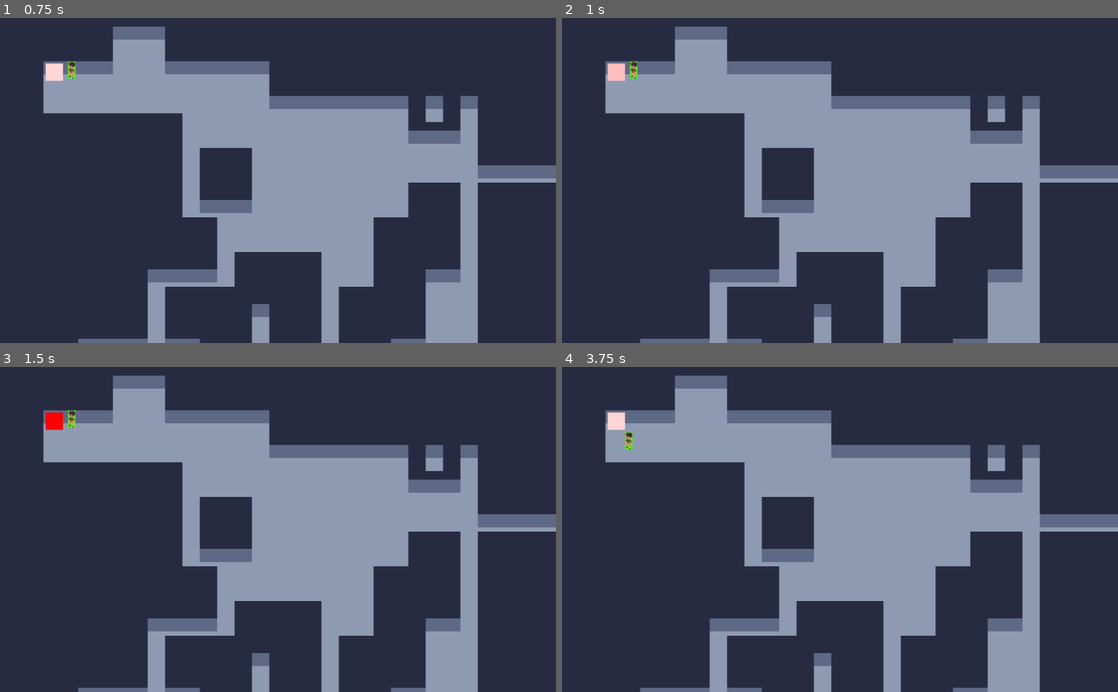
Above: before the commit, frames 1-4 (two rows, left to right).
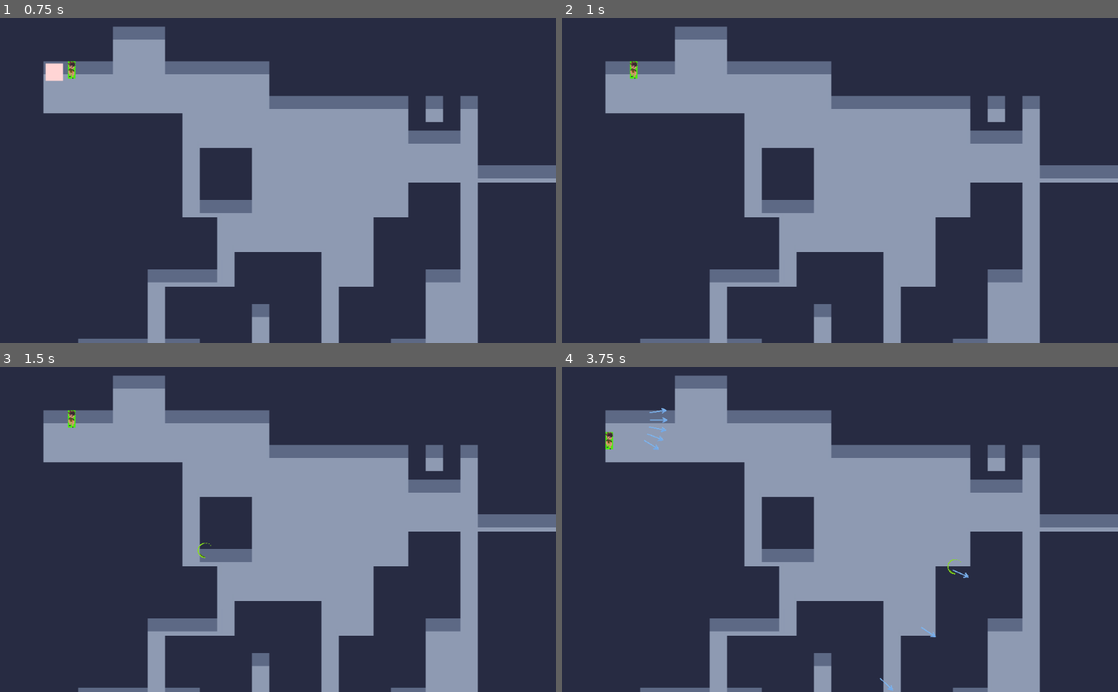
Above: after the commit, the same moments.

Repository: Skengrek/MultiplayerRPG
Game: Godot game, scene res://Scenes/main/Game.tscn
Two runs of this game, one before a commit and one after it. Both use one fixed random seed, a clock stepped at 60 frames per second and the inputs below.
Inputs (mouse positions are in pixels of both pictures, inside the frame that each line leads up to):
- Up to frame 1 (0.75 s): tap Enter at 0.5 s; move the mouse to (250, 245) at 0.52 s; press the mouse at (250, 245) at 0.53 s; hold Up (ui_up) from 0.53 s (still down)
- Up to frame 2 (1 s): keep holding Up (ui_up); right-click (812, 245) at 0.8 s
- Up to frame 3 (1.5 s): keep holding Up (ui_up); tap Space at 1.25 s; move the mouse to (444, 578) at 1.27 s; release the mouse at (444, 578) at 1.28 s; right-click (444, 578) at 1.35 s
- Up to frame 4 (3.75 s): click (1006, 578) at 1.55 s; tap Enter at 2 s; move the mouse to (673, 480) at 2.02 s; release Up (ui_up) at 2.03 s; hold Shift (dash) 2.03-2.78 s; hold Left (ui_left) 2.03-3.53 s; right-click (673, 480) at 2.3 s; move the mouse to (867, 529) at 2.77 s; click (867, 529) at 2.85 s; move the mouse to (756, 448) at 3.52 s; hold Down (ui_down) from 3.53 s (still down); hold Right mouse button (spell2) from 3.53 s (still down)

Frame 1 is identical in both runs. In frame 2, 0.2% of the frame differs, in the area x 8-12%, y 13-20%; in frame 3, 0.2%; in frame 4, 0.5%, in the area x 7-74%, y 12-100%.
Error after the commit: Attempt to call function 'play' in base 'null instance' on a null instance. (res://Scenes/Spells/GrassBladeProjectile.gd:20)

Commit message:
Spell Cast struct change
Change the structure to allow multiple projectile per spell cast

Diff:
--- a/Scenes/Monsters/Monster1.gd
+++ b/Scenes/Monsters/Monster1.gd
@@ -1,6 +1,6 @@
 extends KinematicBody2D
 
-export var life:int = 10
+export var life:int = 20
 export var speed:int = 200
 
 var effectParticle = {
@@ -18,7 +18,6 @@
 
 func _process(delta):
 	var _speed = speed * modifier['speed']['value']/100
-	print(modifier['speed']['value'])
 	if modifier['speed']['value'] < 0:
 		modifier['speed']['duration'] -= delta
 		if modifier['speed']['duration'] <= 0:
@@ -32,3 +31,9 @@
 	if spellModif:
 		modifier[spellModif['effect']]['value'] = spellModif['value']
 		modifier[spellModif['effect']]['duration'] = float(spellModif['duration'])
+	life -= damage
+	if life <= 0:
+		death()
+
+func death():
+	queue_free()
--- a/Scenes/Monsters/Monster1.tscn
+++ b/Scenes/Monsters/Monster1.tscn
@@ -68,7 +68,7 @@
 
 [node name="Node2D" type="KinematicBody2D"]
 collision_layer = 8
-collision_mask = 31
+collision_mask = 0
 script = ExtResource( 1 )
 
 [node name="ColorRect" type="ColorRect" parent="."]
--- a/Scenes/Spells/GrassBlade.gd
+++ b/Scenes/Spells/GrassBlade.gd
@@ -1,31 +1,12 @@
-extends Area2D
+extends Node2D
 
 export var speed:int = 800
 export var cooldown = 0.5
 
-var canCast = true
 var damage = 10
+var projectile = load("res://Scenes/Spells/grassBladeProjectile.tscn")
 
-var direction = Vector2.ZERO
-
-func shoot(newDirection, globalPosition):
-	visible = true
-	direction = newDirection
-	global_position = globalPosition
-	$AnimationPlayer.play('Fired')
-	$Cooldown.wait_time = cooldown
-	$Cooldown.start()
-	canCast = false
-
-func _process(delta):
-	var _moved = translate(speed*delta*direction)
-
-
-func _on_GrassBlade_body_entered(body):
-	if body.has_method("processDamage"):
-		body.processDamage(damage)
-		queue_free()
-
-
-func _on_Cooldown_timeout():
-	canCast = true
+func cast(newDirection, globalPosition, scene):
+	var newProj = projectile.instance()
+	newProj.cast(newDirection, globalPosition, {'speed':speed, 'damage':damage})
+	scene.add_child(newProj)
--- a/Scenes/Spells/GrassBlade.tscn
+++ b/Scenes/Spells/GrassBlade.tscn
@@ -1,60 +1,11 @@
-[gd_scene load_steps=6 format=2]
+[gd_scene load_steps=3 format=2]
 
-[ext_resource path="res://Assets/Spells/TrancheHerbeV1.png" type="Texture" id=1]
+[ext_resource path="res://Scenes/Spells/grassBladeProjectile.tscn" type="PackedScene" id=1]
 [ext_resource path="res://Scenes/Spells/GrassBlade.gd" type="Script" id=2]
 
-[sub_resource type="Animation" id=1]
-resource_name = "Fired"
-length = 0.4
-loop = true
-tracks/0/type = "value"
-tracks/0/path = NodePath("Sprite:frame")
-tracks/0/interp = 1
-tracks/0/loop_wrap = true
-tracks/0/imported = false
-tracks/0/enabled = true
-tracks/0/keys = {
-"times": PoolRealArray( 0, 0.1, 0.2, 0.3 ),
-"transitions": PoolRealArray( 1, 1, 1, 1 ),
-"update": 1,
-"values": [ 0, 1, 2, 3 ]
-}
-
-[sub_resource type="Animation" id=2]
-length = 0.001
-tracks/0/type = "value"
-tracks/0/path = NodePath("Sprite:frame")
-tracks/0/interp = 1
-tracks/0/loop_wrap = true
-tracks/0/imported = false
-tracks/0/enabled = true
-tracks/0/keys = {
-"times": PoolRealArray( 0 ),
-"transitions": PoolRealArray( 1 ),
-"update": 0,
-"values": [ 0 ]
-}
-
-[sub_resource type="CircleShape2D" id=3]
-radius = 15.0333
-
-[node name="GrassBlade" type="Area2D"]
-collision_layer = 16
-collision_mask = 14
+[node name="GrassBlade" type="Node2D"]
 script = ExtResource( 2 )
 
-[node name="AnimationPlayer" type="AnimationPlayer" parent="."]
-anims/Fired = SubResource( 1 )
-anims/RESET = SubResource( 2 )
+[node name="Projectile" parent="." instance=ExtResource( 1 )]
 
-[node name="Sprite" type="Sprite" parent="."]
-texture = ExtResource( 1 )
-hframes = 4
-
-[node name="CollisionShape2D" type="CollisionShape2D" parent="."]
-shape = SubResource( 3 )
-
-[node name="Cooldown" type="Timer" parent="."]
-
-[connection signal="body_entered" from="." to="." method="_on_GrassBlade_body_entered"]
-[connection signal="timeout" from="Cooldown" to="." method="_on_Cooldown_timeout"]
+[connection signal="body_entered" from="Projectile" to="Projectile" method="_on_Projectile_body_entered"]
--- /dev/null
+++ b/Scenes/Spells/GrassBladeProjectile.gd
@@ -0,0 +1,25 @@
+extends Area2D
+
+var speed = null
+var damage = null
+
+var direction = Vector2.ZERO
+
+
+func _process(delta):
+	if speed:
+		translate(speed*delta*direction.normalized())
+
+
+func cast(newDirection, globalPosition, data):
+	speed = data['speed']
+	damage = data['damage']
+	visible = true
+	direction = newDirection
+	global_position = globalPosition
+	$AnimationPlayer.play('Fired')
+
+func _on_Area2D_body_entered(body):
+	if body.has_method("processDamage"):
+		body.processDamage(damage)
+		queue_free()
--- /dev/null
+++ b/Scenes/Spells/IceSPearProjectile.gd
@@ -0,0 +1,27 @@
+extends Area2D
+
+var direction = Vector2.ZERO
+
+var speed = null
+var damage = null
+var modifier = null
+
+func cast(newDirection, globalPosition, data):
+	speed = data['speed']
+	damage = data['damage']
+	modifier = data['modifier']
+	visible = true
+	direction = newDirection
+	$Sprite.rotation_degrees = atan2(newDirection.y, newDirection.x) * 180 / PI
+	global_position = globalPosition
+
+
+func _process(delta):
+	if speed:
+		translate(speed*delta*direction.normalized())
+
+
+func _on_projectile_body_entered(body):
+	if body.has_method("processDamage"):
+		body.processDamage(damage, modifier)
+		queue_free()
--- a/Scenes/Spells/IceSpear.gd
+++ b/Scenes/Spells/IceSpear.gd
@@ -1,34 +1,19 @@
-extends Area2D
+extends Node2D
 
-export var speed:int = 250
+export var speed:int = 500
 export var cooldown:float = 1.0
 export var damage:int = 5
 
 var modifier = {'effect': 'speed', 'value':-10, 'duration': 10}
-var canCast = true
-var direction = Vector2.ZERO
 
-func shoot(newDirection, globalPosition):
-	visible = true
-	direction = newDirection
-	$Sprite.rotation_degrees = atan2(newDirection.y, newDirection.x) * 180 / PI
-	global_position = globalPosition
-	$AnimationPlayer.play('Fired')
+var projectile = load("res://Scenes/Spells/IceSpearProjectile.tscn")
 
-	$Cooldown.wait_time = cooldown
-	$Cooldown.start()
-	canCast = false
-
-
-func _process(delta):
-	var _moved = translate(speed*delta*direction)
-
-
-func _on_IceSpear_body_entered(body):
-	if body.has_method("processDamage"):
-		body.processDamage(damage, modifier)
-		queue_free()
-
-
-func _on_Cooldown_timeout():
-	canCast = true
+func cast(newDirection, globalPosition, scene):
+	var data = {'speed':speed, 'damage':damage, 'modifier':modifier}
+	var midAngle = atan2(newDirection.y, newDirection.x) * 180 / PI
+	for i in [-20, -10, 0, 10, 20]:
+		var newProj2 = projectile.instance()
+		var newAngle = (midAngle-i)*PI/180
+		newProj2.cast(Vector2(cos(newAngle), sin(newAngle)),
+		globalPosition, data)
+		scene.add_child(newProj2)
--- a/Scenes/Spells/IceSpear.tscn
+++ b/Scenes/Spells/IceSpear.tscn
@@ -1,60 +1,10 @@
-[gd_scene load_steps=6 format=2]
+[gd_scene load_steps=3 format=2]
 
 [ext_resource path="res://Scenes/Spells/IceSpear.gd" type="Script" id=1]
-[ext_resource path="res://Assets/Spells/glassArrow.png" type="Texture" id=2]
+[ext_resource path="res://Scenes/Spells/IceSpearProjectile.tscn" type="PackedScene" id=2]
 
-[sub_resource type="Animation" id=2]
-resource_name = "Fired"
-length = 0.3
-loop = true
-tracks/0/type = "value"
-tracks/0/path = NodePath("Sprite:frame")
-tracks/0/interp = 1
-tracks/0/loop_wrap = true
-tracks/0/imported = false
-tracks/0/enabled = true
-tracks/0/keys = {
-"times": PoolRealArray( 0, 0.1, 0.2 ),
-"transitions": PoolRealArray( 1, 1, 1 ),
-"update": 1,
-"values": [ 0, 1, 2 ]
-}
-
-[sub_resource type="Animation" id=3]
-length = 0.001
-tracks/0/type = "value"
-tracks/0/path = NodePath("Sprite:frame")
-tracks/0/interp = 1
-tracks/0/loop_wrap = true
-tracks/0/imported = false
-tracks/0/enabled = true
-tracks/0/keys = {
-"times": PoolRealArray( 0 ),
-"transitions": PoolRealArray( 1 ),
-"update": 0,
-"values": [ 0 ]
-}
-
-[sub_resource type="RectangleShape2D" id=1]
-extents = Vector2( 16, 5 )
-
-[node name="IceSpear" type="Area2D"]
-collision_layer = 16
-collision_mask = 14
+[node name="IceSpear" type="Node2D"]
 script = ExtResource( 1 )
 
-[node name="AnimationPlayer" type="AnimationPlayer" parent="."]
-anims/Fired = SubResource( 2 )
-anims/RESET = SubResource( 3 )
-
-[node name="Sprite" type="Sprite" parent="."]
-texture = ExtResource( 2 )
-hframes = 3
-
-[node name="CollisionShape2D" type="CollisionShape2D" parent="."]
-shape = SubResource( 1 )
-
-[node name="Cooldown" type="Timer" parent="."]
-
-[connection signal="body_entered" from="." to="." method="_on_IceSpear_body_entered"]
-[connection signal="timeout" from="Cooldown" to="." method="_on_Cooldown_timeout"]
+[node name="projectile" parent="." instance=ExtResource( 2 )]
+collision_mask = 0
--- /dev/null
+++ b/Scenes/Spells/IceSpearProjectile.tscn
@@ -0,0 +1,70 @@
+[gd_scene load_steps=6 format=2]
+
+[ext_resource path="res://Scenes/Spells/IceSPearProjectile.gd" type="Script" id=1]
+[ext_resource path="res://Assets/Spells/glassArrow.png" type="Texture" id=2]
+
+[sub_resource type="Animation" id=2]
+resource_name = "Fired"
+length = 0.3
+loop = true
+tracks/0/type = "value"
+tracks/0/path = NodePath("projectile/Sprite:frame")
+tracks/0/interp = 1
+tracks/0/loop_wrap = true
+tracks/0/imported = false
+tracks/0/enabled = true
+tracks/0/keys = {
+"times": PoolRealArray( 0, 0.1, 0.2 ),
+"transitions": PoolRealArray( 1, 1, 1 ),
+"update": 1,
+"values": [ 0, 1, 2 ]
+}
+
+[sub_resource type="Animation" id=3]
+length = 0.001
+tracks/0/type = "value"
+tracks/0/path = NodePath("Sprite:frame")
+tracks/0/interp = 1
+tracks/0/loop_wrap = true
+tracks/0/imported = false
+tracks/0/enabled = true
+tracks/0/keys = {
+"times": PoolRealArray( 0 ),
+"transitions": PoolRealArray( 1 ),
+"update": 0,
+"values": [ 0 ]
+}
+tracks/1/type = "value"
+tracks/1/path = NodePath("projectile/Sprite:frame")
+tracks/1/interp = 1
+tracks/1/loop_wrap = true
+tracks/1/imported = false
+tracks/1/enabled = true
+tracks/1/keys = {
+"times": PoolRealArray( 0 ),
+"transitions": PoolRealArray( 1 ),
+"update": 0,
+"values": [ 0 ]
+}
+
+[sub_resource type="RectangleShape2D" id=1]
+extents = Vector2( 16, 5 )
+
+[node name="projectile" type="Area2D"]
+collision_layer = 16
+collision_mask = 14
+script = ExtResource( 1 )
+
+[node name="AnimationPlayer" type="AnimationPlayer" parent="."]
+root_node = NodePath("../..")
+anims/Fired = SubResource( 2 )
+anims/RESET = SubResource( 3 )
+
+[node name="Sprite" type="Sprite" parent="."]
+texture = ExtResource( 2 )
+hframes = 3
+
+[node name="CollisionShape2D" type="CollisionShape2D" parent="."]
+shape = SubResource( 1 )
+
+[connection signal="body_entered" from="." to="." method="_on_projectile_body_entered"]
--- a/Scenes/Spells/SpellScene.tscn
+++ b/Scenes/Spells/SpellScene.tscn
@@ -4,8 +4,9 @@
 [ext_resource path="res://Scenes/Spells/IceSpear.tscn" type="PackedScene" id=2]
 
 [node name="Node2D" type="Node2D"]
+position = Vector2( 71, 200 )
 
 [node name="IceSpear" parent="." instance=ExtResource( 2 )]
 
 [node name="GrassBlade" parent="." instance=ExtResource( 1 )]
-position = Vector2( 26, 33 )
+position = Vector2( -31, 125 )
--- /dev/null
+++ b/Scenes/Spells/grassBladeProjectile.tscn
@@ -0,0 +1,70 @@
+[gd_scene load_steps=6 format=2]
+
+[ext_resource path="res://Assets/Spells/TrancheHerbeV1.png" type="Texture" id=1]
+[ext_resource path="res://Scenes/Spells/GrassBladeProjectile.gd" type="Script" id=2]
+
+[sub_resource type="Animation" id=1]
+resource_name = "Fired"
+length = 0.4
+loop = true
+tracks/0/type = "value"
+tracks/0/path = NodePath("Area2D/Sprite:frame")
+tracks/0/interp = 1
+tracks/0/loop_wrap = true
+tracks/0/imported = false
+tracks/0/enabled = true
+tracks/0/keys = {
+"times": PoolRealArray( 0, 0.1, 0.2, 0.3 ),
+"transitions": PoolRealArray( 1, 1, 1, 1 ),
+"update": 1,
+"values": [ 0, 1, 2, 3 ]
+}
+
+[sub_resource type="Animation" id=2]
+length = 0.001
+tracks/0/type = "value"
+tracks/0/path = NodePath("Sprite:frame")
+tracks/0/interp = 1
+tracks/0/loop_wrap = true
+tracks/0/imported = false
+tracks/0/enabled = true
+tracks/0/keys = {
+"times": PoolRealArray( 0 ),
+"transitions": PoolRealArray( 1 ),
+"update": 0,
+"values": [ 0 ]
+}
+tracks/1/type = "value"
+tracks/1/path = NodePath("Area2D/Sprite:frame")
+tracks/1/interp = 1
+tracks/1/loop_wrap = true
+tracks/1/imported = false
+tracks/1/enabled = true
+tracks/1/keys = {
+"times": PoolRealArray( 0 ),
+"transitions": PoolRealArray( 1 ),
+"update": 0,
+"values": [ 0 ]
+}
+
+[sub_resource type="CircleShape2D" id=3]
+radius = 15.0333
+
+[node name="Area2D" type="Area2D"]
+collision_layer = 16
+collision_mask = 14
+script = ExtResource( 2 )
+
+[node name="Anim" type="AnimationPlayer" parent="."]
+root_node = NodePath("../..")
+anims/Fired = SubResource( 1 )
+anims/RESET = SubResource( 2 )
+
+[node name="Sprite" type="Sprite" parent="."]
+texture = ExtResource( 1 )
+hframes = 4
+
+[node name="CollisionShape2D" type="CollisionShape2D" parent="."]
+shape = SubResource( 3 )
+
+[connection signal="body_entered" from="." to="." method="_on_Area2D_body_entered"]
--- a/Scenes/main/Game.tscn
+++ b/Scenes/main/Game.tscn
@@ -1,9 +1,10 @@
-[gd_scene load_steps=135 format=2]
+[gd_scene load_steps=136 format=2]
 
 [ext_resource path="res://Scenes/Main/Player.tscn" type="PackedScene" id=1]
 [ext_resource path="res://Scenes/Main/Game.gd" type="Script" id=2]
 [ext_resource path="res://Assets/Tiles/3232TileBasic.png" type="Texture" id=3]
 [ext_resource path="res://Scenes/Spells/SpellScene.tscn" type="PackedScene" id=4]
+[ext_resource path="res://Scenes/Monsters/Monster1.tscn" type="PackedScene" id=5]
 
 [sub_resource type="ConvexPolygonShape2D" id=2]
 points = PoolVector2Array( 8, 32, 0, 32, 0, 0, 8, 0 )
@@ -1232,8 +1233,10 @@
 [node name="Game" type="Node2D"]
 script = ExtResource( 2 )
 
-[node name="Node2D" parent="." instance=ExtResource( 4 )]
+[node name="Spells" parent="." instance=ExtResource( 4 )]
 visible = false
+
+[node name="Node2D" parent="." instance=ExtResource( 5 )]
 
 [node name="YSort" type="YSort" parent="."]
 
--- a/Scenes/main/Player.gd
+++ b/Scenes/main/Player.gd
@@ -73,8 +73,7 @@
 func useSpell(id):
 	if not SpellCanBeCasted[id].time_left > 0:
 		var newSpell = SpellDeck[id].instance()
-		newSpell.shoot(defineDirectionOfSpell(), global_position)
-		get_parent().add_child(newSpell)
+		newSpell.cast(defineDirectionOfSpell(), global_position, get_parent())
 		SpellCanBeCasted[id].wait_time = newSpell.cooldown
 		SpellCanBeCasted[id].start()
 
--- a/Scenes/main/Player.tscn
+++ b/Scenes/main/Player.tscn
@@ -1,11 +1,15 @@
-[gd_scene load_steps=5 format=2]
+[gd_scene load_steps=6 format=2]
 
 [ext_resource path="res://Scenes/Main/Player.gd" type="Script" id=1]
-[ext_resource path="res://Scenes/Spells/GrassBlade.tscn" type="PackedScene" id=2]
 [ext_resource path="res://Assets/People/personnage1.png" type="Texture" id=3]
 
 [sub_resource type="RectangleShape2D" id=1]
 extents = Vector2( 7, 8 )
+
+[sub_resource type="OccluderPolygon2D" id=2]
+polygon = PoolVector2Array( -8, -17, 6, -17, 6, 15, -8, 15 )
+
+[sub_resource type="CameraTexture" id=3]
 
 [node name="Player" type="KinematicBody2D"]
 script = ExtResource( 1 )
@@ -46,6 +50,13 @@
 [node name="Spell4" type="Timer" parent="Timers"]
 one_shot = true
 
+[node name="LightOccluder2D" type="LightOccluder2D" parent="."]
+position = Vector2( 2, 1 )
+occluder = SubResource( 2 )
+
+[node name="Light2D" type="Light2D" parent="."]
+texture = SubResource( 3 )
+
 [connection signal="timeout" from="Timers/DashDuration" to="." method="_on_DashDuration_timeout"]
 [connection signal="timeout" from="Timers/DashCooldown" to="." method="_on_DashCooldown_timeout"]
 [connection signal="timeout" from="Timers/Spell1" to="." method="_on_Spell1_timeout"]
Not shown, changed: .mono/metadata/ide_messaging_meta.txt
